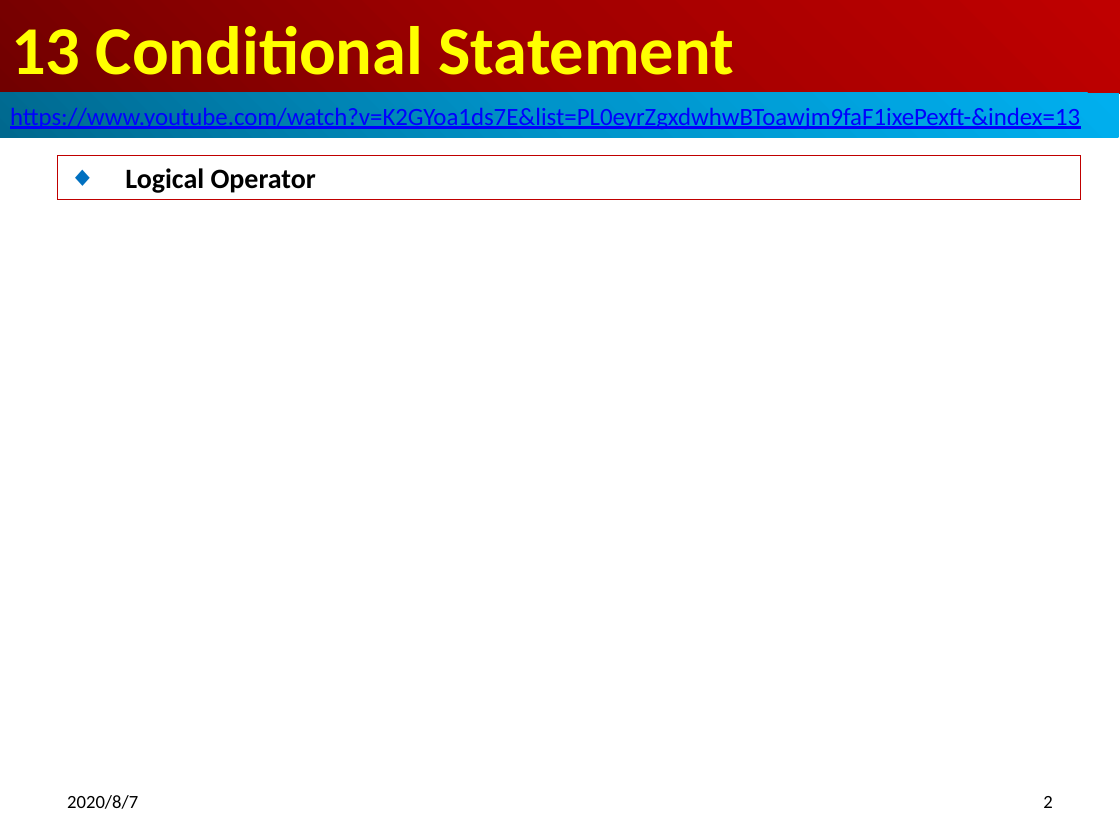
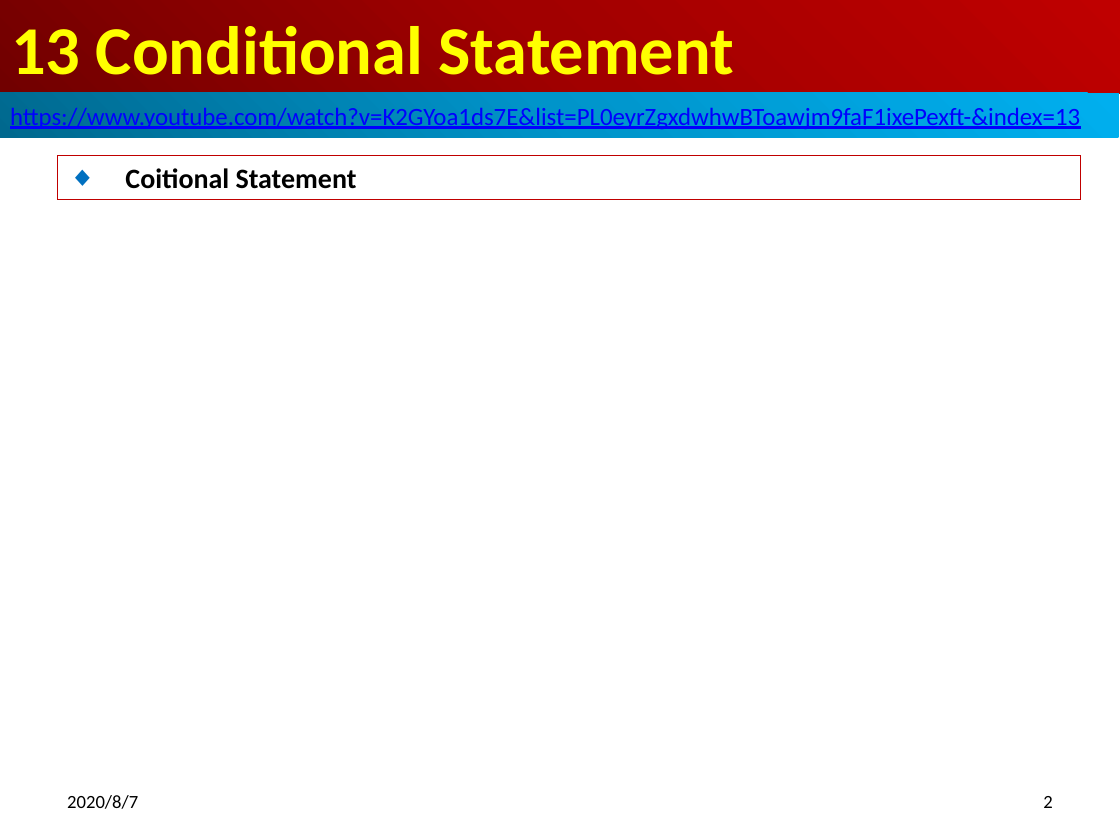
Before and after one commit to peterhchen/900_PHP_Proj, a slide deck: slide 2 of 13_ConditionStatement.pptx. Drawn at 1120x840 pixels with LibreOffice and Linux fonts; fonts in the diff are those of the drawing. Boxes give left, top, right and bottom in pixels: in the first picture for what was removed or moved away, otherwise in the second. Text is boxed around its words. In the diff, an @@ line names an element or a change of style, - is before the commit and + after.

```diff
--- a/13_ConditionStatement.pptx
+++ b/13_ConditionStatement.pptx
@@ subtitle at [125,168,357,189]: text changed @@
-◆ Logical Operator
+◆ Coitional Statement
```
Also in this commit, not shown: 2 other slides changed, 1 other file.
